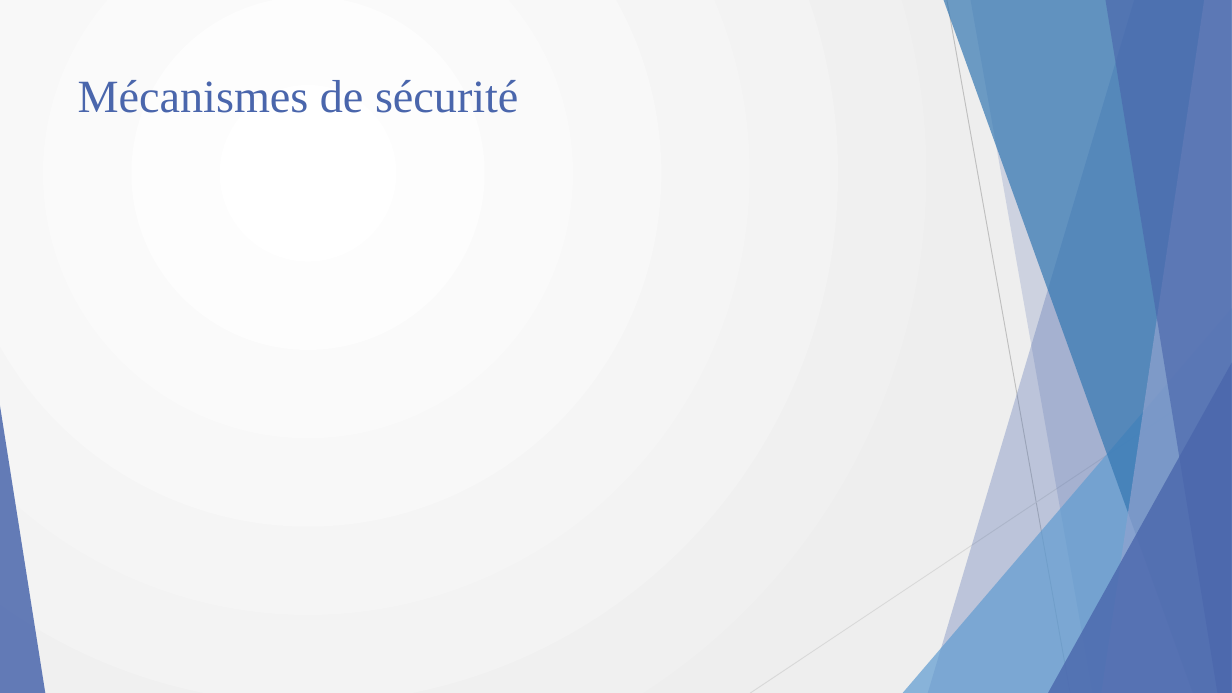
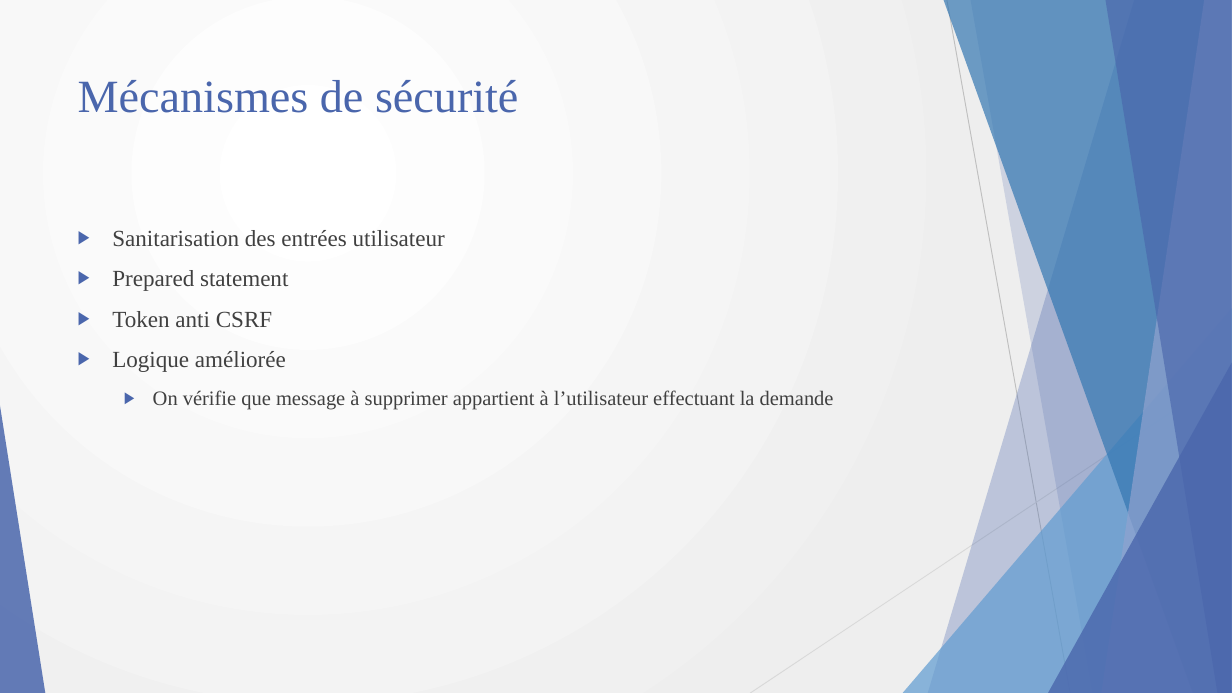
Before and after one commit to DDejviDD/STI-Project2, a slide deck: slide 9 of presentation.pptx (slide 5 before the commit). Drawn at 1232x693 pixels with LibreOffice and Linux fonts; fonts in the diff are those of the drawing. Boxes give left, top, right and bottom in pixels: in the first picture for what was removed or moved away, otherwise in the second. Text is boxed around its words. In the diff, an @@ line names an element or a change of style, - is before the commit and + after.

```diff
--- a/presentation.pptx
+++ b/presentation.pptx
@@ text added at (x1=112, y1=230, x2=834, y2=410), 18 pt, text #404040 @@
+▶ Sanitarisation des entrées utilisateur
+▶ Prepared statement
+▶ Token anti CSRF
+▶ Logique améliorée
+  ▶ On vérifie que message à supprimer appartient à l’utilisateur effectuant la demande
```
Also in this commit, not shown: 2 other slides changed, 6 slides added, 1 slide removed, 1 other file.
